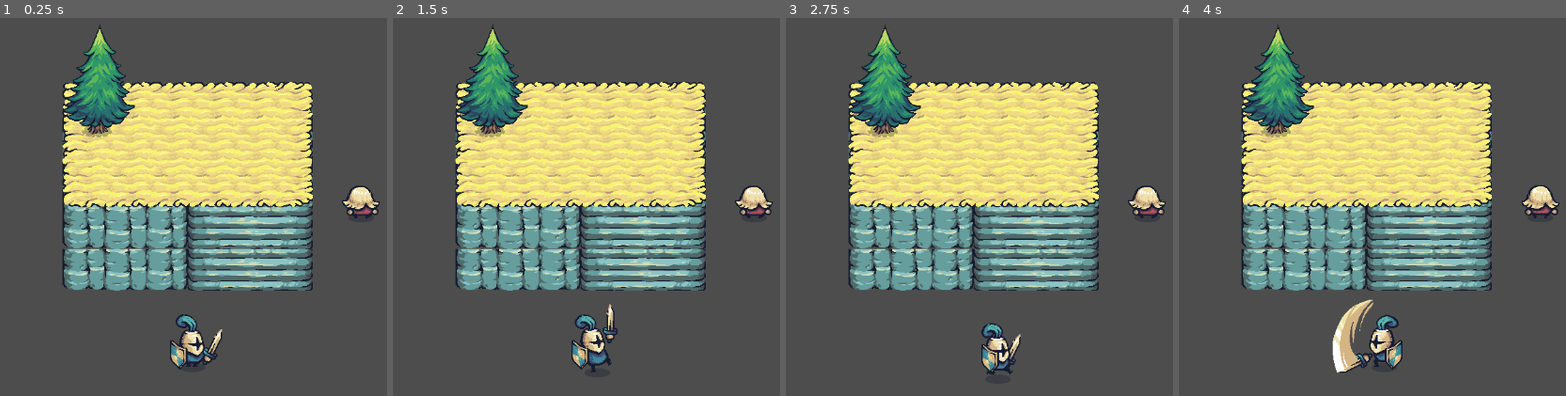
Above: before the commit, frames 1-4 (left to right).
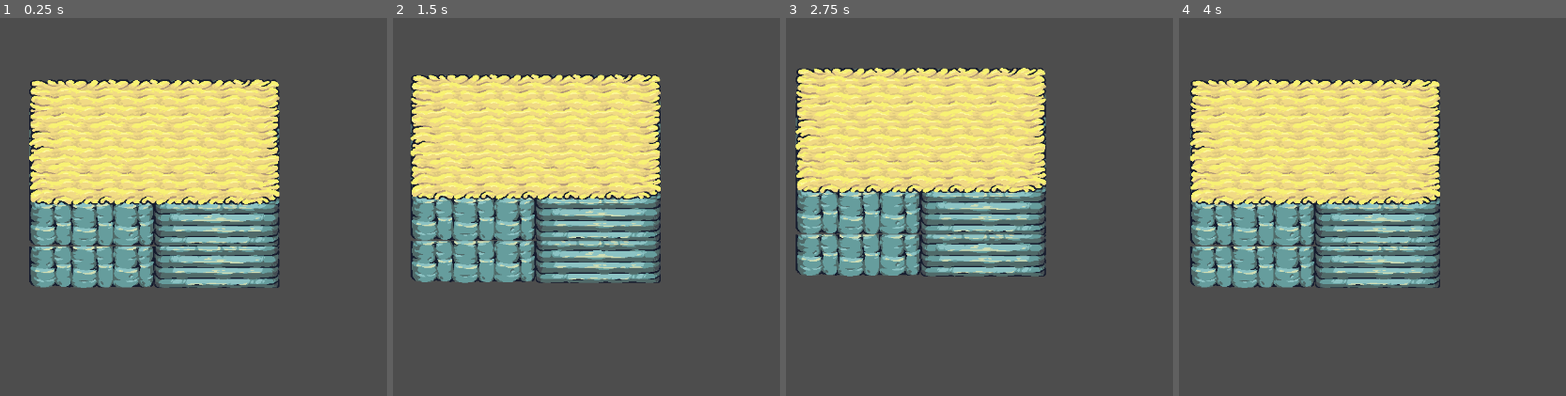
Above: after the commit, the same moments.

Repository: GitGud9786/Shore-Swords
Game: Godot game, scene res://Scenes/Game.tscn
Two runs of this game, one before a commit and one after it. Both use one fixed random seed, a clock stepped at 60 frames per second and the inputs below.
Inputs:
- Up to frame 1 (0.25 s): no input
- Up to frame 2 (1.5 s): hold Right (move_right) 0.53-1.28 s; tap Space (attack) at 0.6, 1.35 s; hold Down (move_down) from 1.28 s (still down)
- Up to frame 3 (2.75 s): release Down (move_down) at 2.03 s; hold Right (move_right) from 2.03 s (still down); tap Space (attack) at 2.1 s
- Up to frame 4 (4 s): release Right (move_right) at 2.78 s; hold Up (move_up) 2.78-3.53 s; tap Space (attack) at 2.85, 3.6 s; hold Left (move_left) from 3.53 s (still down)

The runs differ from the first frame. In frame 1, 29% of the frame differs, in the area x 7-99%, y 1-94%; in frame 2, 32%; in frame 3, 36%, in the area x 2-99%, y 1-95%; in frame 4, 34%.

Commit message:
Added animated tilesets and objects

Diff:
--- a/Scenes/Game.tscn
+++ b/Scenes/Game.tscn
@@ -3,21 +3,22 @@
 [ext_resource type="PackedScene" uid="uid://br2ijn5u1puis" path="res://Scenes/protagonist.tscn" id="1_fofuk"]
 [ext_resource type="PackedScene" uid="uid://cqpb007w10uv0" path="res://Scenes/enemy.tscn" id="2_to067"]
 [ext_resource type="PackedScene" uid="uid://bvtypihj7sslk" path="res://Scenes/map.tscn" id="3_mwxl7"]
-[ext_resource type="PackedScene" uid="uid://c3hdf8ldwvv4x" path="res://Scenes/tree.tscn" id="4_dyf0w"]
+[ext_resource type="PackedScene" uid="uid://dou4n7hghg1g2" path="res://Scenes/water_map.tscn" id="6_b4qwr"]
 
 [node name="Game" type="Node2D"]
 y_sort_enabled = true
 
 [node name="Protagonist" parent="." instance=ExtResource("1_fofuk")]
+visible = false
 position = Vector2(-134, 217)
 
-[node name="Camera2D" type="Camera2D" parent="."]
+[node name="Camera2D" type="Camera2D" parent="Protagonist"]
+position = Vector2(134, -217)
 
 [node name="enemy" parent="." instance=ExtResource("2_to067")]
+visible = false
 position = Vector2(126, -5)
 
 [node name="TileMap" parent="." instance=ExtResource("3_mwxl7")]
-position = Vector2(51, 4)
 
-[node name="Tree" parent="." instance=ExtResource("4_dyf0w")]
-position = Vector2(-280, -135)
+[node name="water_map" parent="." instance=ExtResource("6_b4qwr")]
--- a/Scenes/map.tscn
+++ b/Scenes/map.tscn
@@ -1,8 +1,9 @@
-[gd_scene load_steps=8 format=3 uid="uid://bvtypihj7sslk"]
+[gd_scene load_steps=10 format=3 uid="uid://bvtypihj7sslk"]
 
 [ext_resource type="Texture2D" uid="uid://bynjrb4n4ccco" path="res://Assets/Terrain/Ground/Tilemap_Elevation.png" id="1_askxx"]
 [ext_resource type="Texture2D" uid="uid://jafemfbl5ya1" path="res://Assets/Terrain/Ground/Tilemap_Flat.png" id="2_n174n"]
 [ext_resource type="Texture2D" uid="uid://70ptmchv41k3" path="res://Assets/Terrain/Ground/Shadows.png" id="3_h86j1"]
+[ext_resource type="Texture2D" uid="uid://dusi55t11vntr" path="res://Assets/Terrain/Bridge/Bridge_All.png" id="5_fhb00"]
 
 [sub_resource type="TileSetAtlasSource" id="TileSetAtlasSource_6dvxo"]
 texture = ExtResource("1_askxx")
@@ -104,14 +105,44 @@
 2:1/0 = 0
 1:2/0 = 0
 
+[sub_resource type="TileSetAtlasSource" id="TileSetAtlasSource_kwv4s"]
+texture = ExtResource("5_fhb00")
+texture_region_size = Vector2i(64, 64)
+0:0/0 = 0
+0:0/0/physics_layer_0/polygon_0/points = PackedVector2Array(32, -26.1818, -8.72727, -26.1818, -8.72727, -14.5455, 8.72727, -14.5455, 32, -20.3636)
+0:0/0/physics_layer_0/polygon_1/points = PackedVector2Array(8.72727, 8.72727, -8.72727, 8.72727, -8.72727, 20.3636, 32, 20.3636, 32, 14.5455)
+1:0/0 = 0
+1:0/0/physics_layer_0/polygon_0/points = PackedVector2Array(-32, -20.3636, 32, -20.3636, 32, -26.1818, -32, -26.1818)
+1:0/0/physics_layer_0/polygon_1/points = PackedVector2Array(-32, 20.3636, -32, 14.5455, 32, 14.5455, 32, 20.3636)
+2:0/0 = 0
+2:0/0/physics_layer_0/polygon_0/points = PackedVector2Array(-32, -26.1818, 8.72727, -26.1818, 8.72727, -14.5455, -8.72727, -14.5455, -32, -20.3636)
+2:0/0/physics_layer_0/polygon_1/points = PackedVector2Array(-8.72727, 8.72727, 8.72727, 8.72727, 8.72727, 20.3636, -32, 20.3636, -32, 14.5455)
+2:0/0/physics_layer_0/polygon_2/points = PackedVector2Array(8.72727, 8.72727, 8.72727, -14.5455, 2.90909, -14.5455, 2.90909, 8.72727)
+0:1/0 = 0
+0:1/0/physics_layer_0/polygon_0/points = PackedVector2Array(26.1818, 32, 32, -8.72727, 14.5455, -8.72727, 20.3636, 14.5455, 20.3636, 32)
+0:1/0/physics_layer_0/polygon_1/points = PackedVector2Array(-20.3636, 14.5455, -14.5455, -8.72727, -32, -8.72727, -26.1818, 32, -20.3636, 32)
+1:1/0 = 0
+2:1/0 = 0
+0:2/0 = 0
+0:2/0/physics_layer_0/polygon_0/points = PackedVector2Array(20.3636, -32, 20.3636, 32, 26.1818, 32, 26.1818, -32)
+0:2/0/physics_layer_0/polygon_1/points = PackedVector2Array(-26.1818, -32, -20.3636, -32, -20.3636, 32, -26.1818, 32)
+1:2/0 = 0
+0:3/0 = 0
+0:3/0/physics_layer_0/polygon_0/points = PackedVector2Array(26.1818, -32, 32, 2.90909, 14.5455, 2.90909, 14.5455, -14.5455, 20.3636, -32)
+0:3/0/physics_layer_0/polygon_1/points = PackedVector2Array(-14.5455, -14.5455, -14.5455, 2.90909, -32, 2.90909, -26.1818, -32, -20.3636, -32)
+0:3/0/physics_layer_0/polygon_2/points = PackedVector2Array(14.5455, 2.90909, -14.5455, 2.90909, -14.5455, -2.90909, 14.5455, -2.90909)
+2:3/0 = 0
+
 [sub_resource type="TileSet" id="TileSet_ckok2"]
 tile_size = Vector2i(64, 64)
 physics_layer_0/collision_layer = 1
 sources/3 = SubResource("TileSetAtlasSource_6dvxo")
 sources/4 = SubResource("TileSetAtlasSource_s71v0")
 sources/5 = SubResource("TileSetAtlasSource_o0smu")
+sources/6 = SubResource("TileSetAtlasSource_kwv4s")
 
 [node name="TileMap" type="TileMap"]
+z_index = 1
 tile_set = SubResource("TileSet_ckok2")
 format = 2
 layer_0/name = "Ground"
--- a/Scenes/tree.tscn
+++ b/Scenes/tree.tscn
@@ -45,10 +45,9 @@
 y_sort_enabled = true
 
 [node name="AnimatedSprite2D" type="AnimatedSprite2D" parent="."]
+y_sort_enabled = true
 sprite_frames = SubResource("SpriteFrames_jeylu")
 autoplay = "default"
-frame = 2
-frame_progress = 0.696186
 offset = Vector2(0, -50)
 
 [node name="StaticBody2D" type="StaticBody2D" parent="."]
--- /dev/null
+++ b/Scenes/tree_trunk.tscn
@@ -0,0 +1,35 @@
+[gd_scene load_steps=5 format=3 uid="uid://q7s8b6x5067r"]
+
+[ext_resource type="Texture2D" uid="uid://b1iotr8ggyfpg" path="res://Assets/Resources/Trees/Tree.png" id="1_ih8tg"]
+
+[sub_resource type="AtlasTexture" id="AtlasTexture_p474i"]
+atlas = ExtResource("1_ih8tg")
+region = Rect2(0, 384, 192, 192)
+
+[sub_resource type="SpriteFrames" id="SpriteFrames_rmpd5"]
+animations = [{
+"frames": [{
+"duration": 1.0,
+"texture": SubResource("AtlasTexture_p474i")
+}],
+"loop": true,
+"name": &"default",
+"speed": 5.0
+}]
+
+[sub_resource type="RectangleShape2D" id="RectangleShape2D_iorhg"]
+size = Vector2(16, 17)
+
+[node name="tree_trunk" type="Node2D"]
+z_index = 5
+y_sort_enabled = true
+
+[node name="AnimatedSprite2D" type="AnimatedSprite2D" parent="."]
+sprite_frames = SubResource("SpriteFrames_rmpd5")
+offset = Vector2(0, -40)
+
+[node name="StaticBody2D" type="StaticBody2D" parent="."]
+
+[node name="CollisionShape2D" type="CollisionShape2D" parent="StaticBody2D"]
+position = Vector2(0, 24)
+shape = SubResource("RectangleShape2D_iorhg")
--- /dev/null
+++ b/Scenes/water_map.tscn
@@ -0,0 +1,51 @@
+[gd_scene load_steps=8 format=3 uid="uid://dou4n7hghg1g2"]
+
+[ext_resource type="Texture2D" uid="uid://co4174i2xcugt" path="res://Assets/Terrain/Water/Foam/Foam.png" id="1_r0hq2"]
+[ext_resource type="Texture2D" uid="uid://8pikepyrfqww" path="res://Assets/Terrain/Water/Rocks/Rocks_01.png" id="2_lutly"]
+[ext_resource type="Texture2D" uid="uid://db4hqnaitcxpd" path="res://Assets/Terrain/Water/Water.png" id="3_a0vtp"]
+
+[sub_resource type="TileSetAtlasSource" id="TileSetAtlasSource_dht2x"]
+texture = ExtResource("1_r0hq2")
+texture_region_size = Vector2i(192, 192)
+0:0/animation_speed = 10.0
+0:0/animation_frame_0/duration = 1.0
+0:0/animation_frame_1/duration = 1.0
+0:0/animation_frame_2/duration = 1.0
+0:0/animation_frame_3/duration = 1.0
+0:0/animation_frame_4/duration = 1.0
+0:0/animation_frame_5/duration = 1.0
+0:0/animation_frame_6/duration = 1.0
+0:0/animation_frame_7/duration = 1.0
+0:0/0 = 0
+
+[sub_resource type="TileSetAtlasSource" id="TileSetAtlasSource_u3shr"]
+texture = ExtResource("2_lutly")
+texture_region_size = Vector2i(128, 128)
+0:0/animation_speed = 10.0
+0:0/animation_frame_0/duration = 1.0
+0:0/animation_frame_1/duration = 1.0
+0:0/animation_frame_2/duration = 1.0
+0:0/animation_frame_3/duration = 1.0
+0:0/animation_frame_4/duration = 1.0
+0:0/animation_frame_5/duration = 1.0
+0:0/animation_frame_6/duration = 1.0
+0:0/animation_frame_7/duration = 1.0
+0:0/0 = 0
+
+[sub_resource type="TileSetAtlasSource" id="TileSetAtlasSource_h4ym6"]
+texture = ExtResource("3_a0vtp")
+texture_region_size = Vector2i(64, 64)
+0:0/0 = 0
+
+[sub_resource type="TileSet" id="TileSet_4givo"]
+tile_size = Vector2i(8, 8)
+sources/2 = SubResource("TileSetAtlasSource_dht2x")
+sources/3 = SubResource("TileSetAtlasSource_u3shr")
+sources/4 = SubResource("TileSetAtlasSource_h4ym6")
+
+[node name="TileMap" type="TileMap"]
+tile_set = SubResource("TileSet_4givo")
+format = 2
+layer_0/name = "Rocks"
+layer_1/name = "Foam"
+layer_2/name = "Water"
